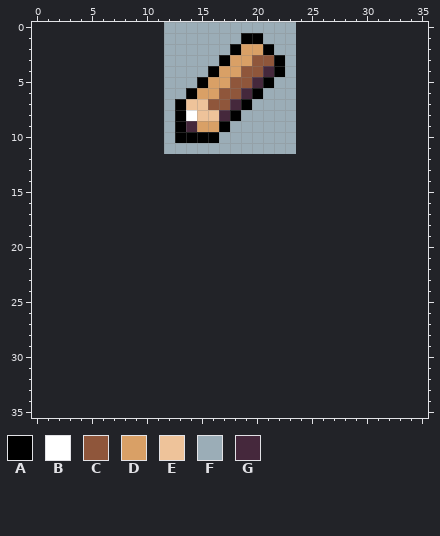
Edited in one commit: pixel-art file (Tools.aseprite). The picture above is the old version.
12x12 pixels, 1 frame. The old version is drawn lined up with the new one, on the new canvas.
Palette (. is transparent): A #000000  B #ffffff  C #8f563b  D #d9a066  E #eec39a  F #9badb7  G #45283c
Pixels before, first column x 12:
 0 FFFFFFFFFFFF
 1 FFFFFFFAAFFF
 2 FFFFFFADDAFF
 3 FFFFFADDCCAF
 4 FFFFADDCCGAF
 5 FFFADDCCGAFF
 6 FFADDCCGAFFF
 7 FAEECCGAFFFF
 8 FABEEGAFFFFF
 9 FAGDDAFFFFFF
10 FAAAAFFFFFFF
11 FFFFFFFFFFFF
Once edited:
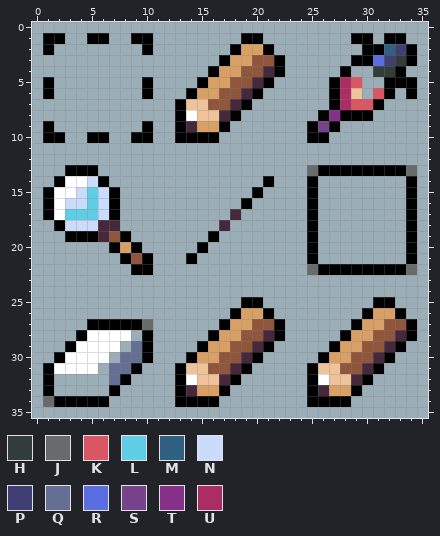
Colours new in this view: H #323c39  J #696a6a  K #d95763  L #5fcde4  M #306082  N #cbdbfc  P #3f3f74  Q #646f93  R #5b6ee1  S #76428a  T #87308a  U #ac2d64
Edits made:
canvas 12x12 -> 36x36, the old top-left corner now at 12,0
Changed rows in their new state; - is an unchanged pixel.
first column x 0:
 0 FFFFFFFFFFFF------------FFFFFFFFFFFF
 1 FAAFFAAFFAAF------------FFFFFAAFAAFF
 2 FAFFFFFFFFAF------------FFFFFFAAMPAF
 3 FFFFFFFFFFFF------------FFFFFAARPHAF
 4 FFFFFFFFFFFF------------FFFFAFFHHAFF
 5 FAFFFFFFFFAF------------FFFAUKFFAAAF
 6 FAFFFFFFFFAF------------FFFAUEFKAFAF
 7 FFFFFFFFFFFF------------FFFAUKKAFFFF
 8 FFFFFFFFFFFF------------FFATAAAFFFFF
 9 FAFFFFFFFFAF------------FASAFFFFFFFF
10 FAAFFAAFFAAF------------FAAFFFFFFFFF
11 FFFFFFFFFFFF------------FFFFFFFFFFFF
12 FFFFFFFFFFFFFFFFFFFFFFFFFFFFFFFFFFFF
13 FFFAAAFFFFFFFFFFFFFFFFFFFJAAAAAAAAJF
14 FFABBNAFFFFFFFFFFFFFFAFFFAFFFFFFFFAF
15 FABBNLNAFFFFFFFFFFFFAFFFFAFFFFFFFFAF
16 FABNNLNAFFFFFFFFFFFAFFFFFAFFFFFFFFAF
17 FABLLLNAFFFFFFFFFFGFFFFFFAFFFFFFFFAF
18 FFANNNGGFFFFFFFFFGFFFFFFFAFFFFFFFFAF
19 FFFAAAGCAFFFFFFFAFFFFFFFFAFFFFFFFFAF
20 FFFFFFFADAFFFFFAFFFFFFFFFAFFFFFFFFAF
21 FFFFFFFFACAFFFAFFFFFFFFFFAFFFFFFFFAF
22 FFFFFFFFFAAFFFFFFFFFFFFFFJAAAAAAAAJF
23 FFFFFFFFFFFFFFFFFFFFFFFFFFFFFFFFFFFF
24 FFFFFFFFFFFFFFFFFFFFFFFFFFFFFFFFFFFF
25 FFFFFFFFFFFFFFFFFFFAAFFFFFFFFFFAAFFF
26 FFFFFFFFFFFFFFFFFFADDAFFFFFFFFADDAFF
27 FFFFFAAAAAJFFFFFFADDCCAFFFFFFADDCCAF
28 FFFFABBBBFAFFFFFADDCCGAFFFFFADDCCGAF
29 FFFABBBBFQAFFFFADDCCGAFFFFFADDCCGAFF
30 FFABBBBFQQAFFFADDCCGAFFFFFADDCCGAFFF
31 FABBBBFQQAFFFAEECCGAFFFFFAEECCGAFFFF
32 FAFFFFFQAFFFFABEEGAFFFFFFABEEGAFFFFF
33 FAFFFFFAFFFFFAGDDAFFFFFFFAGDDAFFFFFF
34 FJAAAAAFFFFFFAAAAFFFFFFFFAAAAFFFFFFF
35 FFFFFFFFFFFFFFFFFFFFFFFFFFFFFFFFFFFF
